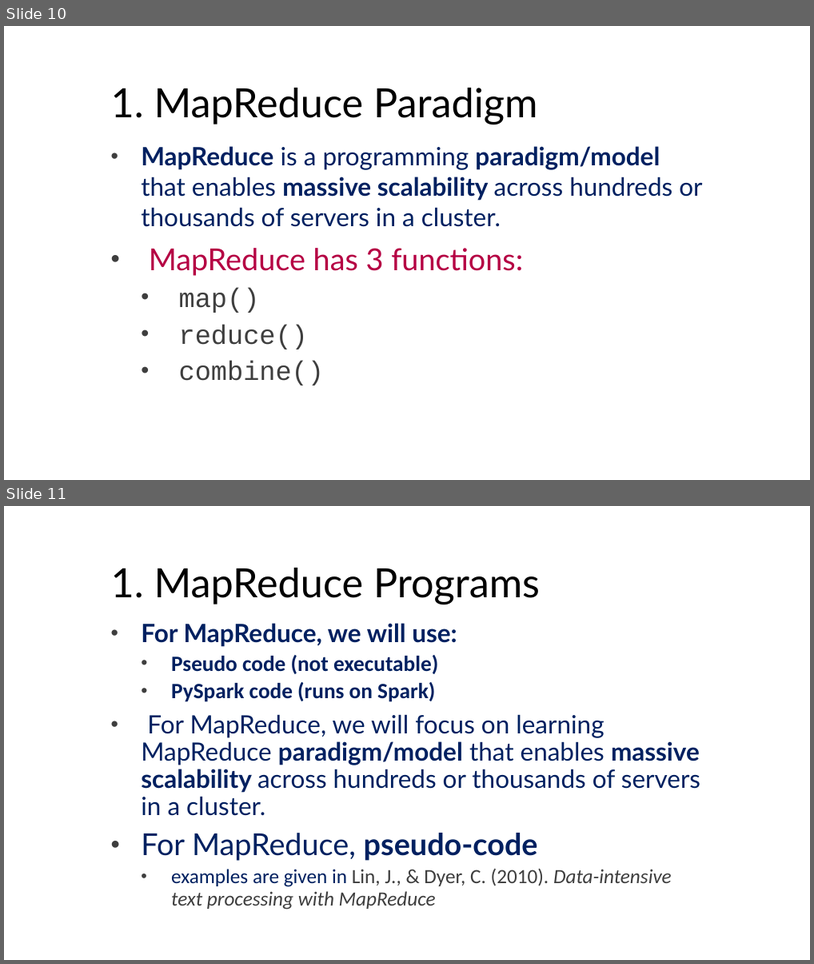
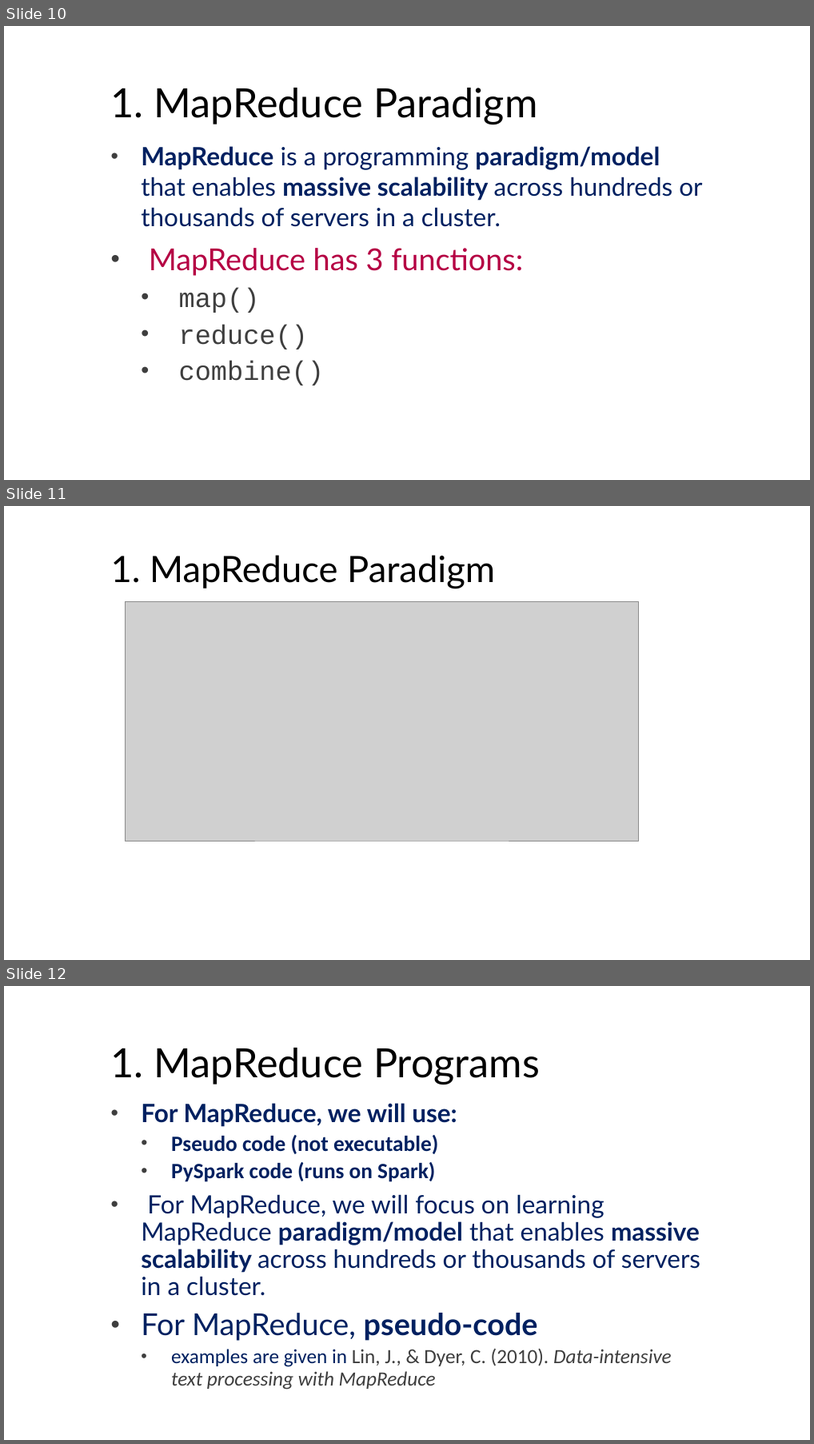
Before and after one commit to mahmoudparsian/big-data-modeling, a slide deck: course_information/COURSE_OUTLINE_10_WEEKS.pptx. Shown one above the other, each under a label of ours: slides 10 and 11 before the commit, slides 10, 11 and 12 after it. The pictures are 814x964 and 814x1444 pixels, drawn with LibreOffice and Linux fonts; fonts in the diff are those of the drawing; grey boxes stand for pictures; background and template pictures are left out. Boxes give left, top, right and bottom in pixels: in the first picture for what was removed or moved away, otherwise in the second. Text is boxed around its words. In the diff, an @@ line names an element or a change of style, - is before the commit and + after.

```diff
--- a/course_information/COURSE_OUTLINE_10_WEEKS.pptx
+++ b/course_information/COURSE_OUTLINE_10_WEEKS.pptx
@@ slide 11 added at (4, 506, 810, 960), background #FFFFFF @@
@@ title added at (111, 555, 495, 588), 43.2 pt, text #000000 @@
+1. MapReduce Paradigm
@@ picture added at (125, 601, 639, 840) @@
@@ what was slide 11 is now slide 12 @@
```
Also in this commit, not shown: 2 other files.
